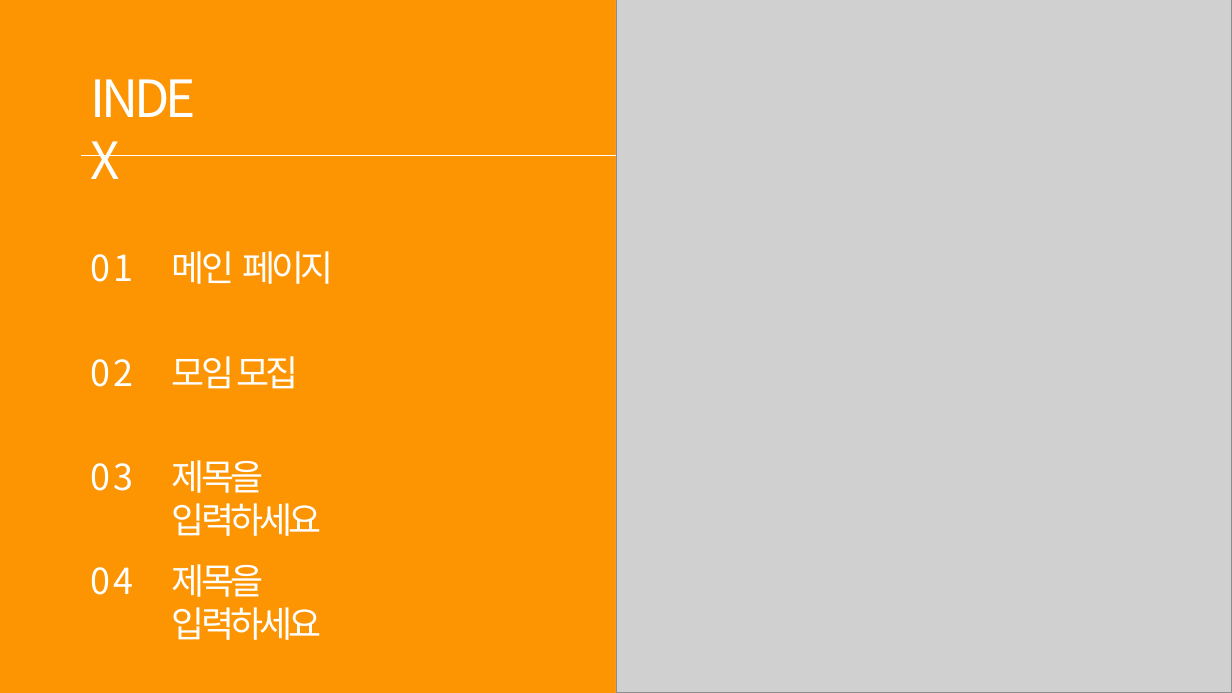
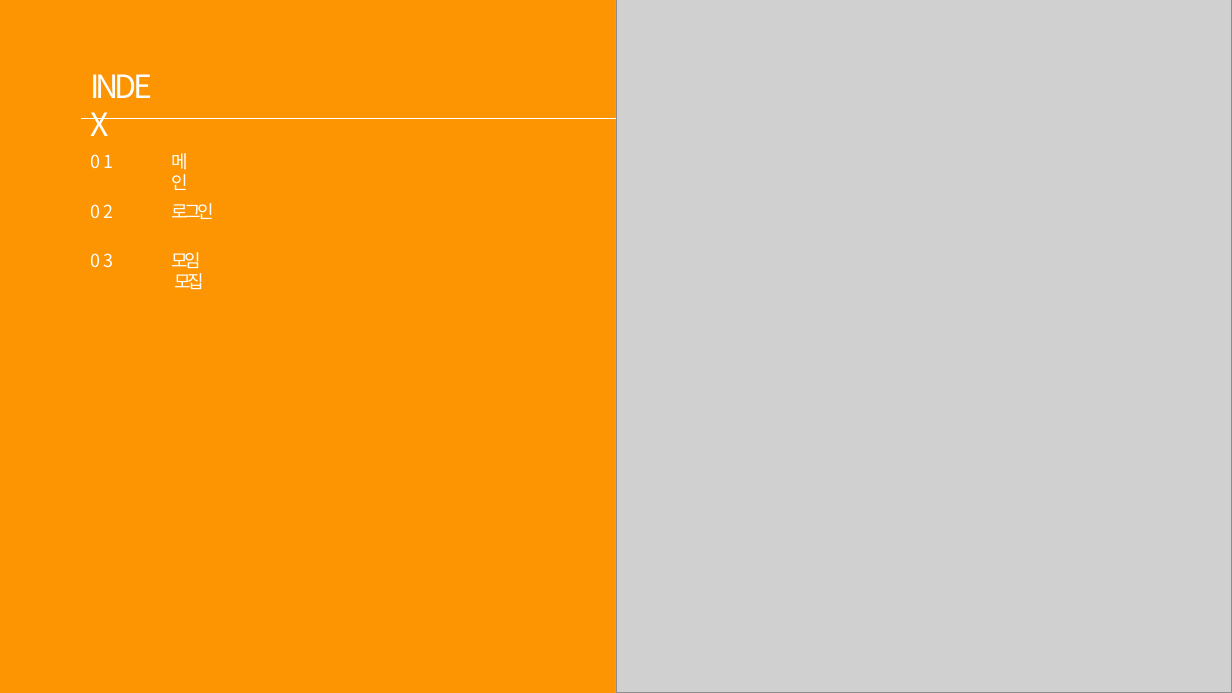
Before and after one commit to ywc-412/stumo_web, a slide deck: slide 2 of doc/1. 화면정의서/STUMO_화면정의서.pptx. Drawn at 1232x693 pixels with LibreOffice and Linux fonts; fonts in the diff are those of the drawing; grey boxes stand for pictures. Boxes give left, top, right and bottom in pixels: in the first picture for what was removed or moved away, otherwise in the second. Text is boxed around its words. In the diff, an @@ line names an element or a change of style, - is before the commit and + after.

```diff
--- a/doc/1. 화면정의서/STUMO_화면정의서.pptx
+++ b/doc/1. 화면정의서/STUMO_화면정의서.pptx
@@ text "INDEX" at [81, 62, 174, 110]: size 40 to 25 pt @@
@@ line moved from (81, 155) - (616, 155) to (81, 119) - (616, 119) @@
@@ text "01": place and size @@
-text "01" at [90, 254, 134, 282]
+text "01" at [90, 154, 114, 168]
@@ text at [172, 153, 189, 190]: text changed; size 28 to 14 pt @@
-메인 페이지
+메인
@@ text "02": place and size @@
-text "02" at [90, 359, 134, 387]
+text "02" at [90, 204, 114, 218]
@@ text added at [172, 203, 214, 219], 14 pt, text #FFFFFF @@
+로그인
@@ size 28 to 14 pt in 4 elements at [90, 154, 114, 168], [172, 252, 203, 290], [90, 204, 114, 218], [90, 253, 114, 268] @@
@@ text "03": place and size @@
-text "03" at [90, 463, 134, 491]
+text "03" at [90, 253, 114, 268]
@@ text "모임 모집": place and size @@
-text "모임 모집" at [172, 356, 298, 389]
+text "모임 모집" at [172, 252, 203, 290]
@@ text removed at [172, 460, 322, 536] @@
-제목을 입력하세요
@@ text removed at [90, 567, 134, 595] @@
-04
@@ text removed at [172, 564, 322, 640] @@
-제목을 입력하세요
```
Also in this commit, not shown: 2 other slides changed, 2 slides added, 2 other files.
